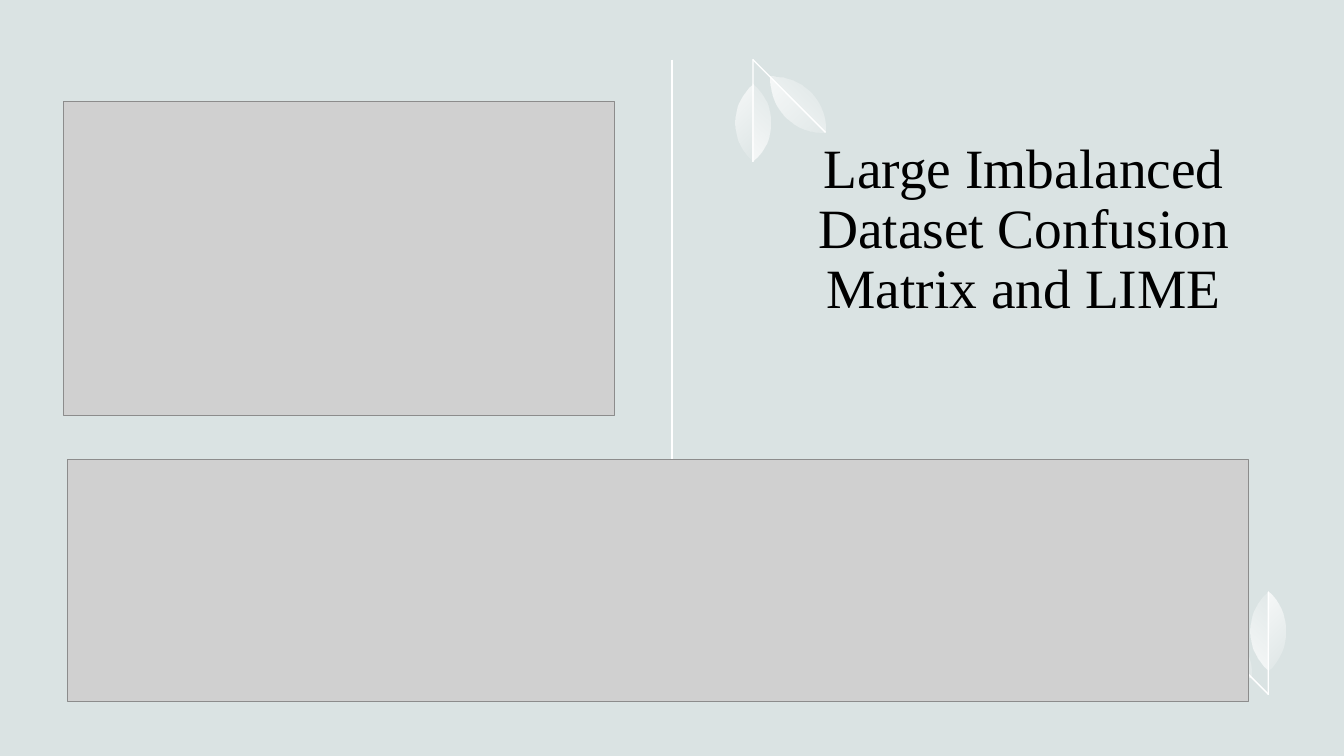
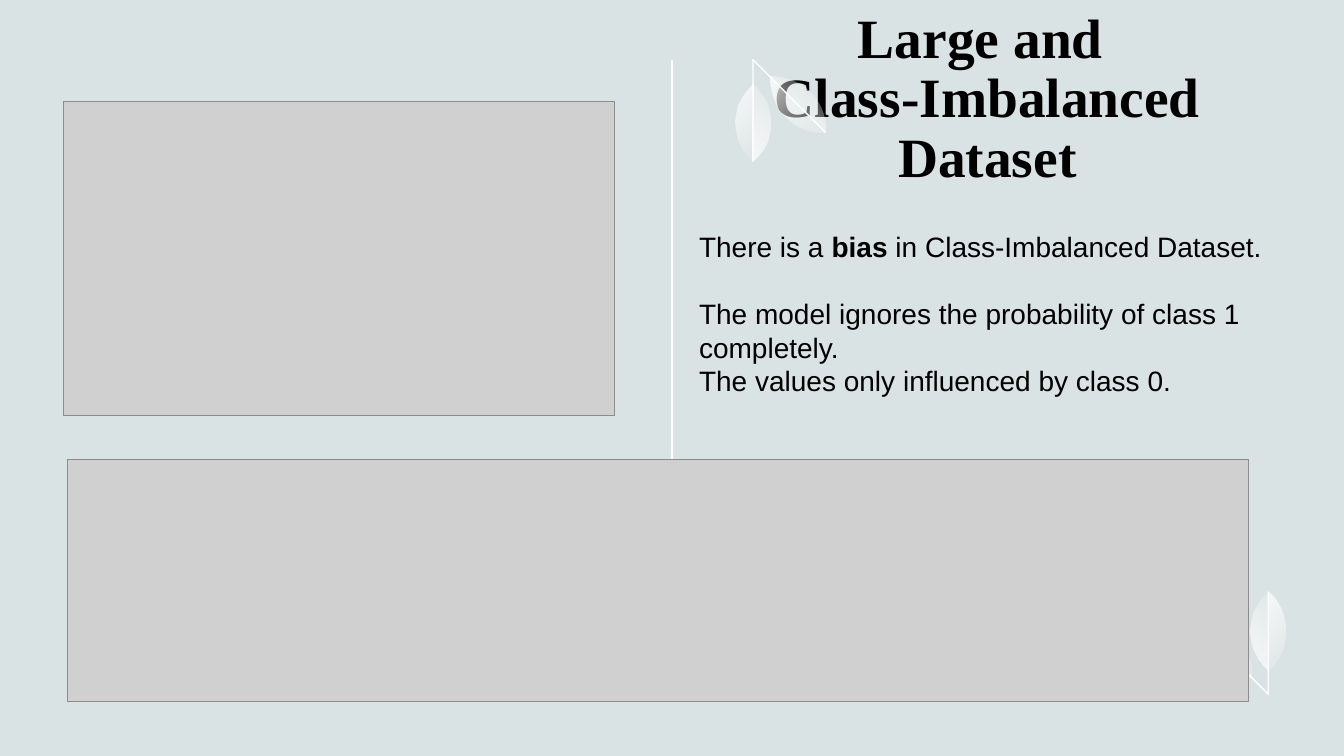
Before and after one commit to hennypurwadi/Imbalanced-or-Balanced-Dataset-Composition, a slide deck: slide 15 of 202370140_XAI_Presentation_1.pptx (slide 17 before the commit). Drawn at 1344x756 pixels with LibreOffice and Linux fonts; fonts in the diff are those of the drawing; grey boxes stand for pictures. Boxes give left, top, right and bottom in pixels: in the first picture for what was removed or moved away, otherwise in the second. Text is boxed around its words. In the diff, an @@ line names an element or a change of style, - is before the commit and + after.

```diff
--- a/202370140_XAI_Presentation_1.pptx
+++ b/202370140_XAI_Presentation_1.pptx
@@ title at [775,19,1200,178]: text changed; bold on @@
-Large Imbalanced Dataset Confusion Matrix and LIME
+Large and
+Class-Imbalanced Dataset
@@ text added at [699,236,1261,397], 20 pt, text #000000 @@
+There is a bias in Class-Imbalanced Dataset.
+The model ignores the probability of class 1 completely.
+The values only influenced by class 0.
```
Also in this commit, not shown: 8 other slides changed, 3 slides added, 1 slide removed, 1 other file.
